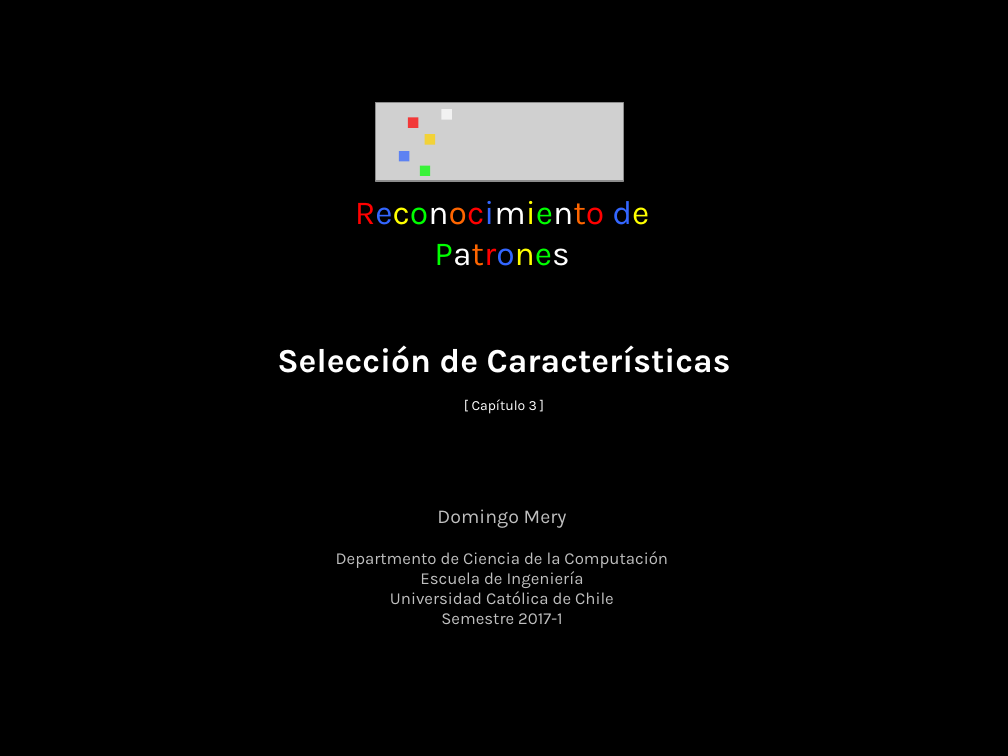
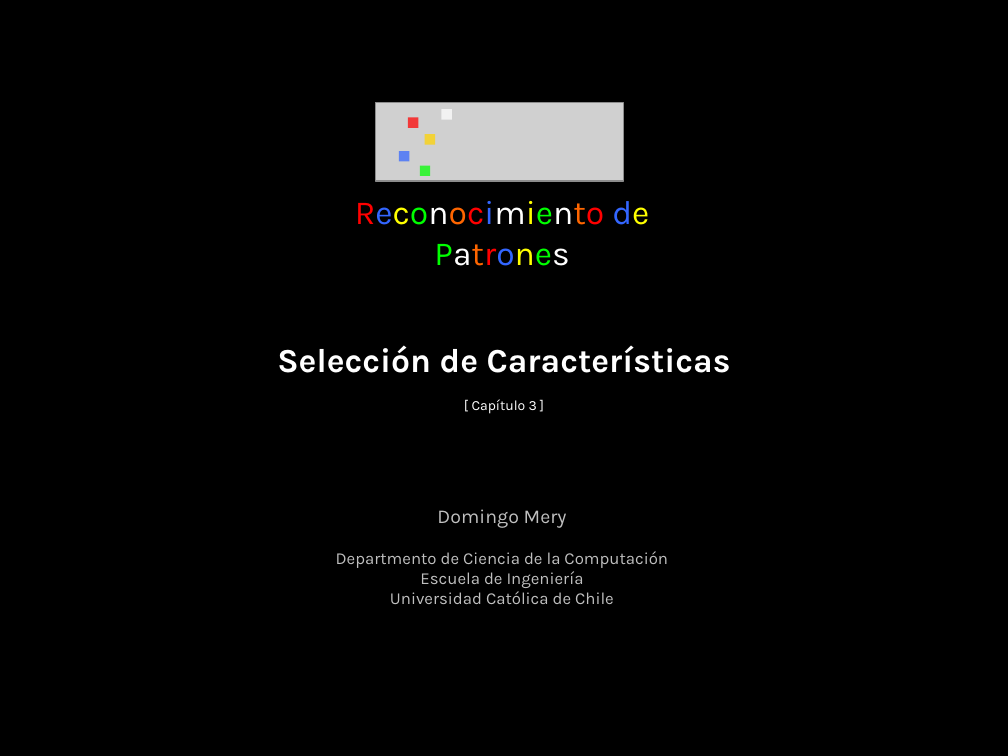
Before and after one commit to domingomery/patrones, a slide deck: slide 1 of clases/Cap03_Seleccion_de_Caracteristicas/presentations/PAT03_FeatureSelection_Intro.pptx. Drawn at 1008x756 pixels with LibreOffice and Linux fonts; fonts in the diff are those of the drawing; grey boxes stand for pictures. Boxes give left, top, right and bottom in pixels: in the first picture for what was removed or moved away, otherwise in the second. Text is boxed around its words. In the diff, an @@ line names an element or a change of style, - is before the commit and + after.

Commit message:
pptx update

```diff
--- a/clases/Cap03_Seleccion_de_Caracteristicas/presentations/PAT03_FeatureSelection_Intro.pptx
+++ b/clases/Cap03_Seleccion_de_Caracteristicas/presentations/PAT03_FeatureSelection_Intro.pptx
@@ text at [441, 613, 562, 624]: paragraph removed @@
-Semestre 2017-1
```
Also in this commit, not shown: 15 other files.
